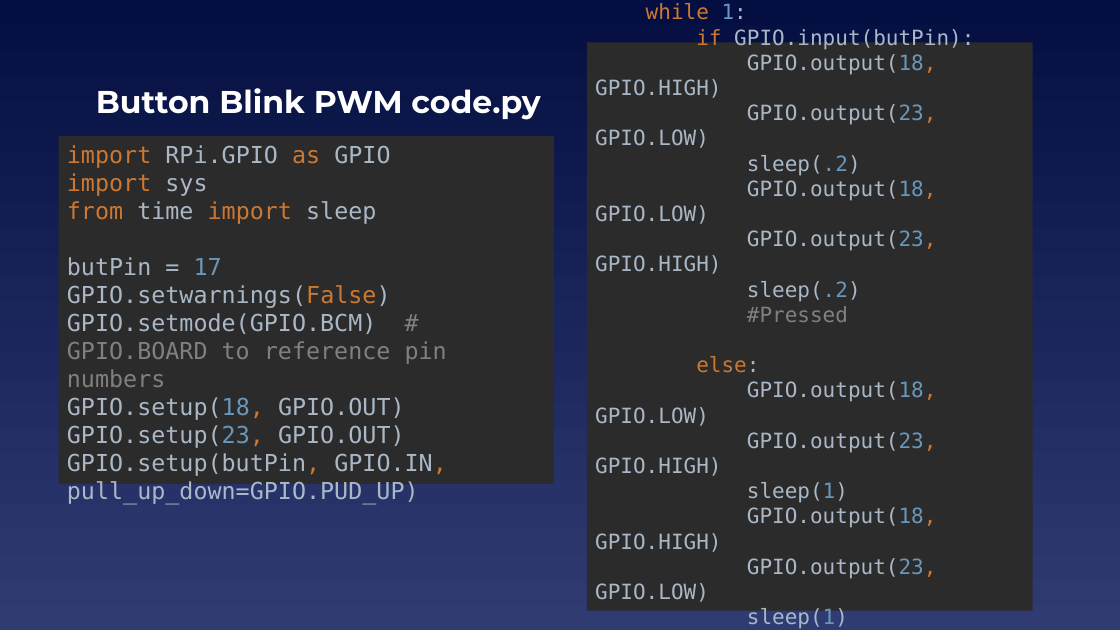
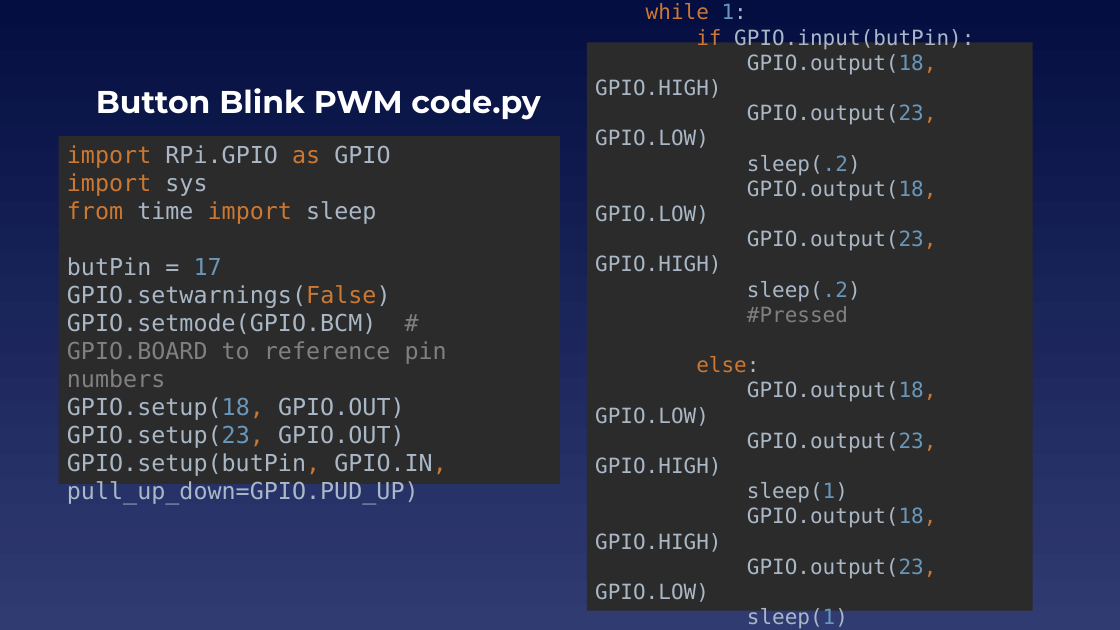
Before and after one commit to EELabMan/Raspberry-Pi-Intro, a slide deck: slide 44 of Raspberry Pi Intro Version 2 headless.pptx (slide 42 before the commit). Drawn at 1120x630 pixels with LibreOffice and Linux fonts; fonts in the diff are those of the drawing. Boxes give left, top, right and bottom in pixels: in the first picture for what was removed or moved away, otherwise in the second. Text is boxed around its words. In the diff, an @@ line names an element or a change of style, - is before the commit and + after.

```diff
--- a/Raspberry Pi Intro Version 2 headless.pptx
+++ b/Raspberry Pi Intro Version 2 headless.pptx
@@ rectangle "import RPi.GPIO as GPIO import ...": place and size @@
-rectangle "import RPi.GPIO as GPIO import ..." at <box>59,136,555,484</box>
+rectangle "import RPi.GPIO as GPIO import ..." at <box>59,136,560,484</box>
```
Also in this commit, not shown: 4 other slides changed, 2 slides added.
